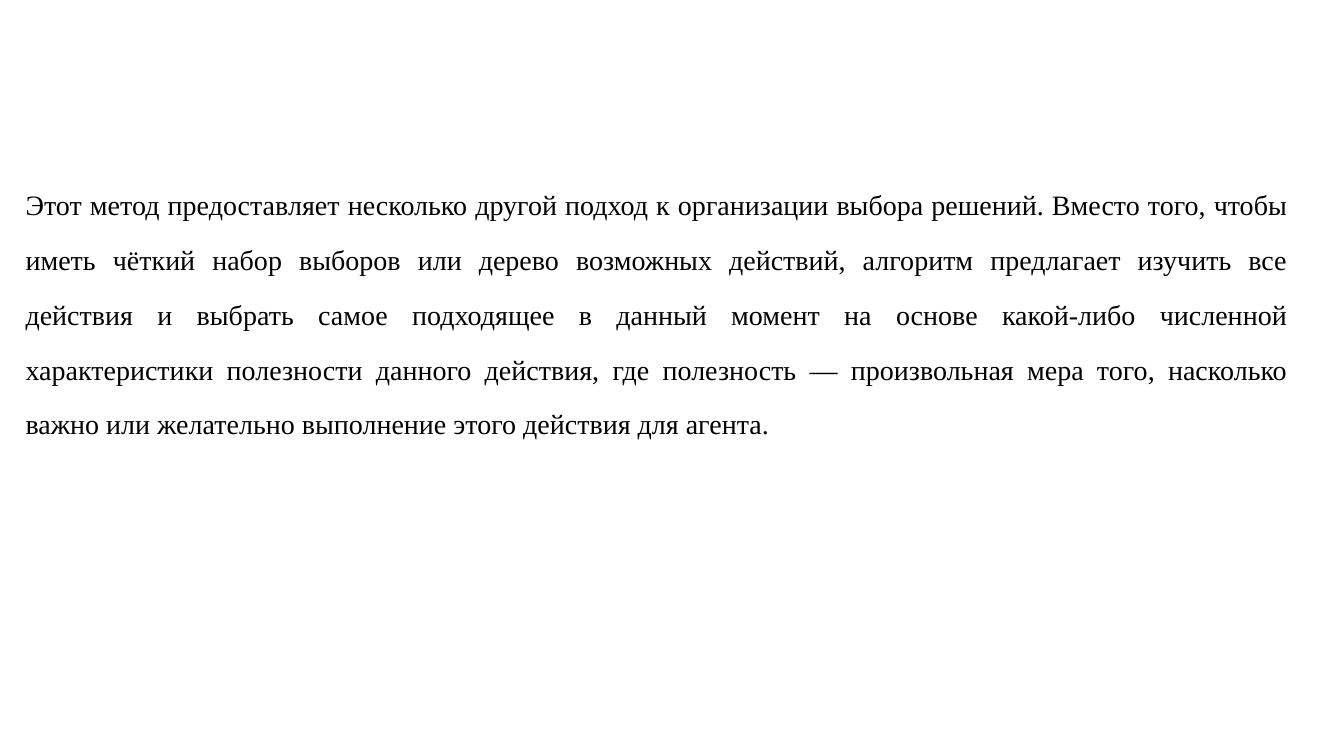
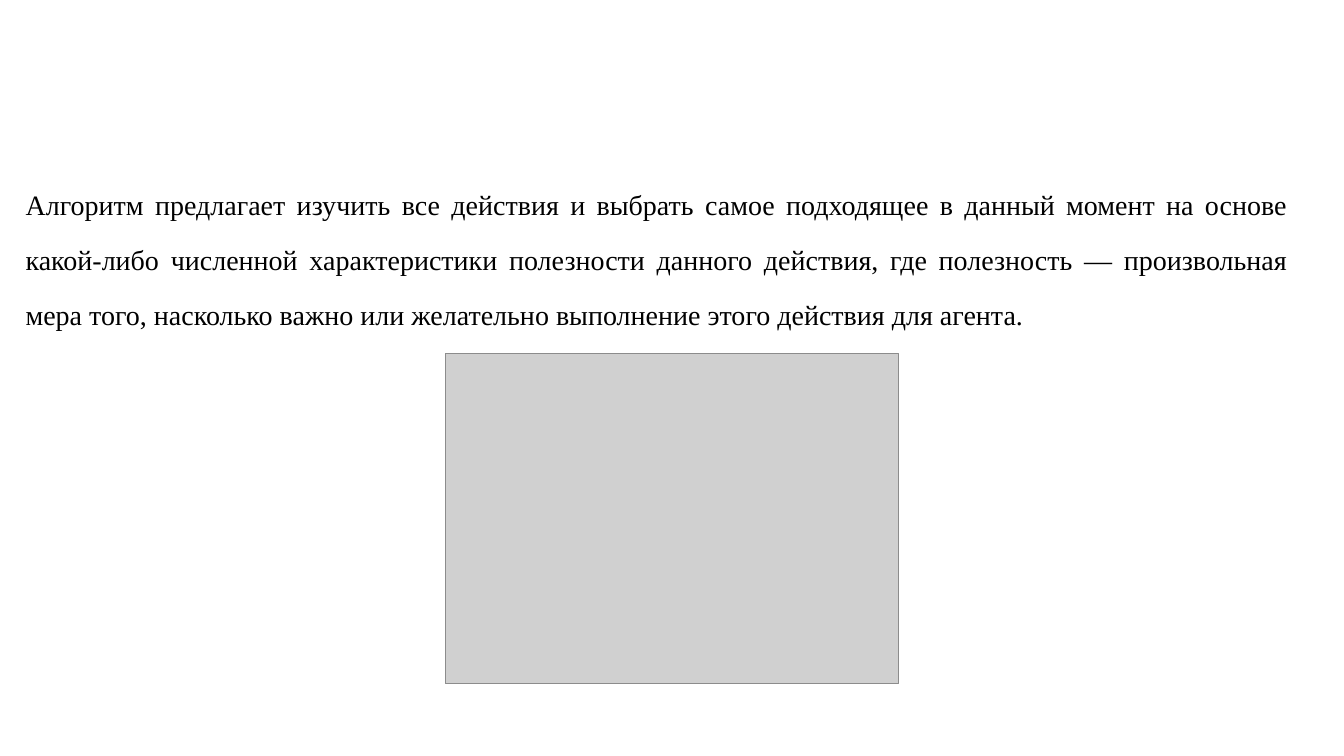
Before and after one commit to DmitryKotusev/CourseWork, a slide deck: slide 15 of ТестПрезька.pptx. Drawn at 1344x756 pixels with LibreOffice and Linux fonts; fonts in the diff are those of the drawing; grey boxes stand for pictures; background and template pictures are left out. Boxes give left, top, right and bottom in pixels: in the first picture for what was removed or moved away, otherwise in the second. Text is boxed around its words. In the diff, an @@ line names an element or a change of style, - is before the commit and + after.

Commit message:
Finished presentation.

```diff
--- a/ТестПрезька.pptx
+++ b/ТестПрезька.pptx
@@ text at (x1=26, y1=195, x2=1287, y2=330): text changed @@
-Этот метод предоставляет несколько другой подход к организации выбора решений. Вместо того, чтобы иметь чёткий набор выборов или дерево возможных действий, алгоритм предлагает изучить все действия и выбрать самое подходящее в данный момент на основе какой-либо численной характеристики полезности данного действия, где полезность — произвольная мера того, насколько важно или желательно выполнение этого действия для агента.
+Алгоритм предлагает изучить все действия и выбрать самое подходящее в данный момент на основе какой-либо численной характеристики полезности данного действия, где полезность — произвольная мера того, насколько важно или желательно выполнение этого действия для агента.
@@ picture added at (x1=446, y1=353, x2=899, y2=684) @@
```
Also in this commit, not shown: 6 other slides changed.
